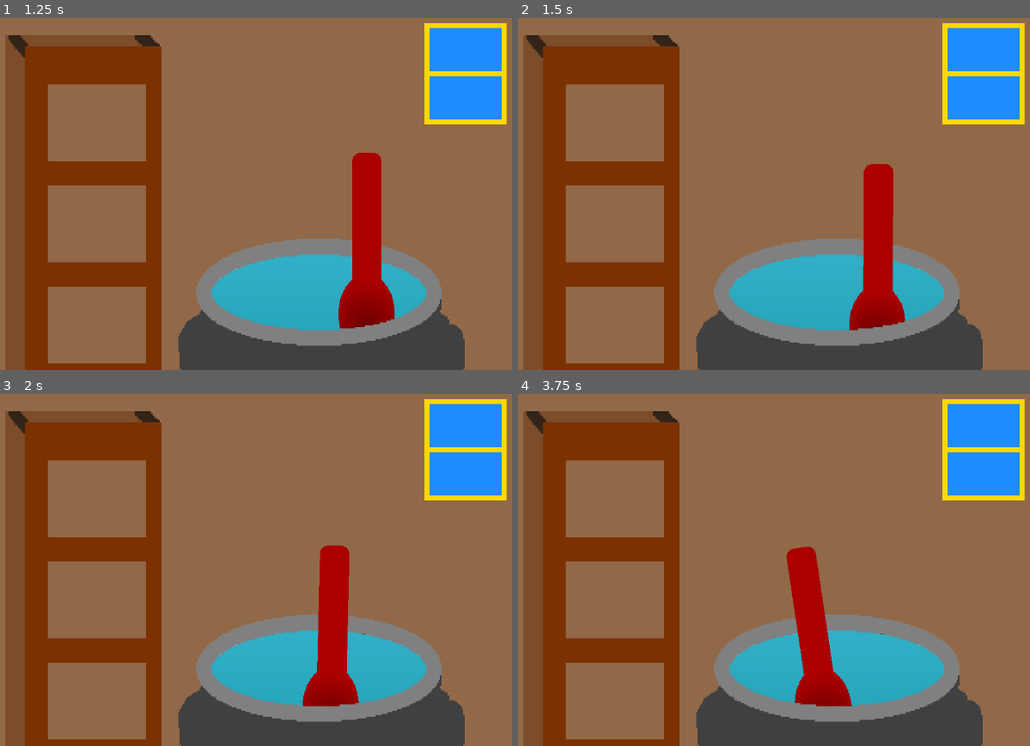
Above: before the commit, frames 1-4 (two rows, left to right).
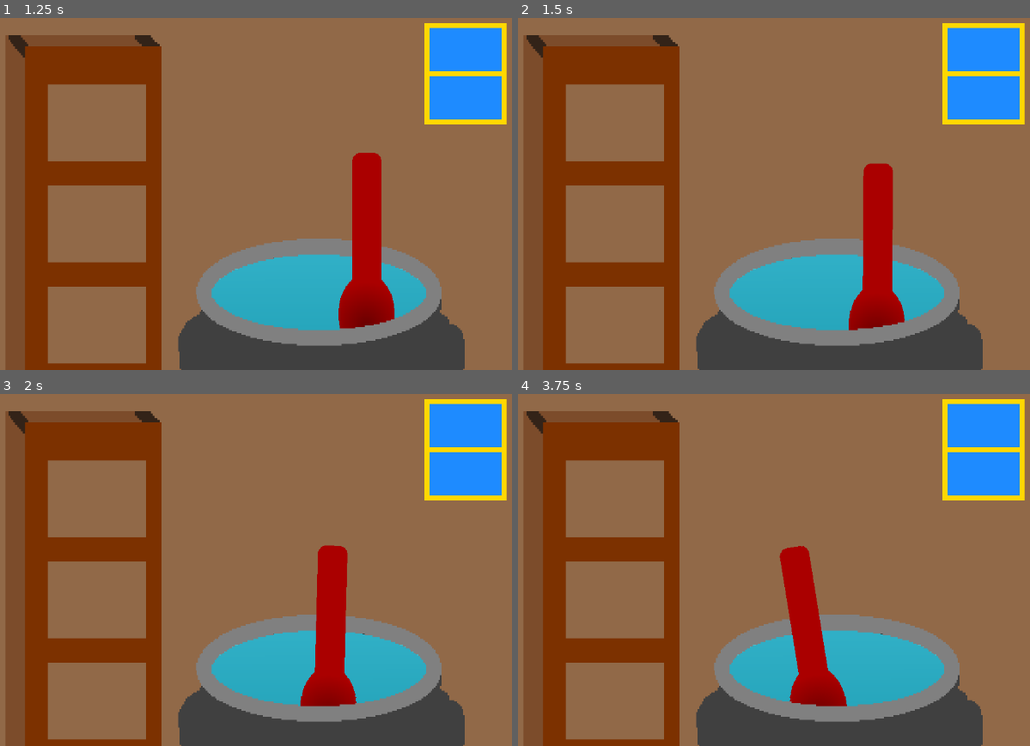
Above: after the commit, the same moments.

Repository: Moon613/Potions-Please
Game: Godot game, scene res://potion_brewing.tscn
Two runs of this game, one before a commit and one after it. Both use one fixed random seed, a clock stepped at 60 frames per second and the inputs below. The project has no main scene, so this scene is started directly.
Inputs (mouse positions are in pixels of both pictures, inside the frame that each line leads up to):
- Up to frame 1 (1.25 s): move the mouse to (368, 137) at 0.52 s; hold Right (ui_right) from 0.53 s (still down); hold Ctrl from 0.53 s (still down); click (368, 137) at 0.67 s
- Up to frame 2 (1.5 s): move the mouse to (697, 197) at 1.27 s; release Right (ui_right) at 1.28 s; release Ctrl at 1.28 s; hold Down (ui_down) from 1.28 s (still down); tap Ctrl at 1.35 s; click (697, 197) at 1.42 s
- Up to frame 3 (2 s): keep holding Down (ui_down)
- Up to frame 4 (3.75 s): move the mouse to (907, 467) at 2.02 s; release Down (ui_down) at 2.03 s; hold Right (ui_right) 2.03-2.78 s; hold Ctrl 2.03-2.78 s; click (907, 467) at 2.17 s; move the mouse to (799, 629) at 2.77 s; hold Up (ui_up) 2.78-3.53 s; tap Ctrl at 2.85 s; click (799, 629) at 2.92 s; move the mouse to (outside the picture) at 3.52 s; hold Left (ui_left) from 3.53 s (still down); hold Ctrl from 3.53 s (still down); click (outside the picture) at 3.67 s

Frame 1 is identical in both runs. In frame 2, 0.2% of the frame differs, in the area x 64-76%, y 41-89%; in frame 3, 0.5%; in frame 4, 1.1%, in the area x 51-66%, y 43-89%.

Commit message:
Dewdrops randomly spawn and get erased

Diff:
--- /dev/null
+++ b/src/Dewdrop Minigame/dewdrop.tscn
@@ -0,0 +1,18 @@
+[gd_scene format=3 uid="uid://cnxcvpb8kmku3"]
+
+[ext_resource type="SpriteFrames" uid="uid://wshwtxsb71q7" path="res://Textures/Dewdrops/DewdropFrames.tres" id="1_tx7ck"]
+
+[sub_resource type="CircleShape2D" id="CircleShape2D_gdft7"]
+radius = 32.0
+
+[node name="Dewdrop" type="RigidBody2D" unique_id=244673847]
+mass = 0.001
+gravity_scale = 0.0
+contact_monitor = true
+
+[node name="CollisionShape2D" type="CollisionShape2D" parent="." unique_id=1043170340]
+shape = SubResource("CircleShape2D_gdft7")
+
+[node name="AnimatedSprite2D" type="AnimatedSprite2D" parent="." unique_id=939696187]
+sprite_frames = ExtResource("1_tx7ck")
+speed_scale = 0.0
--- /dev/null
+++ b/src/Dewdrop Minigame/minigame.gd
@@ -0,0 +1,20 @@
+extends Node2D
+
+@export var dewdrop: PackedScene = preload("res://Dewdrop Minigame/dewdrop.tscn")
+@export var number_of_dewdrops: int
+
+# Called when the node enters the scene tree for the first time.
+func _ready():
+
+	for n:int in abs(number_of_dewdrops):
+		var dewdropInstance = dewdrop.instantiate();
+		dewdropInstance.position = Vector2(randi_range(-900, 900), randi_range(-500, 360));
+		dewdropInstance.name = "Dewdrop" + str(n);
+		dewdropInstance.get_node("AnimatedSprite2D").frame = randi_range(0, 3);
+		add_child(dewdropInstance);
+	pass # Replace with function body.
+
+
+# Called every frame. 'delta' is the elapsed time since the previous frame.
+func _process(delta):
+	pass
--- /dev/null
+++ b/src/Dewdrop Minigame/minigame.tscn
@@ -0,0 +1,32 @@
+[gd_scene format=3 uid="uid://dkp3t1gaoj6to"]
+
+[ext_resource type="Texture2D" uid="uid://qf740q015e4f" path="res://Textures/GrassDewBG.png" id="1_4bqly"]
+[ext_resource type="Script" uid="uid://ba2mlrm70cku2" path="res://Dewdrop Minigame/minigame.gd" id="1_oemwr"]
+[ext_resource type="Script" uid="uid://dspvuxr20661j" path="res://Dewdrop Minigame/rag.gd" id="3_gdft7"]
+[ext_resource type="Texture2D" uid="uid://dvrmlgmc7a6b8" path="res://Textures/RagOpenDry.png" id="4_oemwr"]
+
+[sub_resource type="RectangleShape2D" id="RectangleShape2D_ff77p"]
+size = Vector2(680, 456)
+
+[node name="Minigame" type="Node2D" unique_id=2048969862]
+script = ExtResource("1_oemwr")
+number_of_dewdrops = 30
+
+[node name="Background" type="Sprite2D" parent="." unique_id=1025465349]
+texture = ExtResource("1_4bqly")
+
+[node name="Camera2D" type="Camera2D" parent="." unique_id=775456443]
+zoom = Vector2(0.6, 0.6)
+
+[node name="Rag" type="Area2D" parent="." unique_id=1390846491]
+position = Vector2(544, 688)
+script = ExtResource("3_gdft7")
+
+[node name="Sprite2D" type="Sprite2D" parent="Rag" unique_id=1533846315]
+z_index = 1
+texture = ExtResource("4_oemwr")
+
+[node name="CollisionShape2D" type="CollisionShape2D" parent="Rag" unique_id=15627907]
+z_index = 1
+position = Vector2(-4, -4)
+shape = SubResource("RectangleShape2D_ff77p")
--- /dev/null
+++ b/src/Dewdrop Minigame/rag.gd
@@ -0,0 +1,50 @@
+extends Area2D
+
+var FOLLOW_MOUSE = false;
+var RELATIVE_MOUSE_POSITION = Vector2();
+
+# Called when the node enters the scene tree for the first time.
+func _ready() -> void:
+	pass # Replace with function body.
+
+# Called every frame. 'delta' is the elapsed time since the previous frame.
+func _process(delta: float) -> void:
+	for body in get_overlapping_bodies():
+		if body is RigidBody2D and body.name.contains("Dewdrop"):
+			var collider = body.get_node("CollisionShape2D");
+			if collider.shape is CircleShape2D:
+				# Math... Evil math...
+				var circleCenter: Vector2 = body.position;
+				var radius: int = collider.shape.radius;
+				var ragCenter: Vector2 = self.position;
+				var ragSizeX: int = self.get_node("CollisionShape2D").shape.size.x / 2;
+				var ragSizeY: int = self.get_node("CollisionShape2D").shape.size.y / 2;
+
+				var circleLeft = circleCenter.x - radius;
+				var circleRight = circleCenter.x + radius;
+				var circleTop = circleCenter.y - radius;
+				var circleBottom = circleCenter.y + radius;
+				var ragLeft = ragCenter.x - ragSizeX;
+				var ragRight = ragCenter.x + ragSizeX;
+				var ragTop = ragCenter.y - ragSizeY;
+				var ragBottom = ragCenter.y + ragSizeY;
+				if circleLeft > ragLeft and circleRight < ragRight and circleTop > ragTop and circleBottom < ragBottom:
+					body.queue_free();
+	pass
+
+func _physics_process(delta):
+	if FOLLOW_MOUSE:
+		var goal = get_global_mouse_position() + RELATIVE_MOUSE_POSITION;
+		self.position = goal;
+	pass
+
+func _input_event(viewport, event, shape_idx):
+	if event is InputEventMouseButton:
+		if event.button_index == 1:
+			print("Pressed")
+			print(event.pressed)
+			if event.pressed:
+				FOLLOW_MOUSE = true;
+				RELATIVE_MOUSE_POSITION = self.position - get_global_mouse_position();
+			else:
+				FOLLOW_MOUSE = false;
--- a/src/Spoon.gd
+++ b/src/Spoon.gd
@@ -40,9 +40,16 @@
 				RELATIVE_MOUSE_POSITION = self.position - get_global_mouse_position();
 				self.center_of_mass = RELATIVE_MOUSE_POSITION;
 			else:
-				self.linear_damp = 0;
-				self.gravity_scale = 1;
-				self.constant_torque = 0;
-				FOLLOW_MOUSE = false;
-				self.center_of_mass = Vector2(0,300);
+				Reset();
 	pass
+
+func Reset():
+	self.linear_damp = 0;
+	self.gravity_scale = 1;
+	self.constant_torque = 0;
+	FOLLOW_MOUSE = false;
+	self.center_of_mass = Vector2(0,300);
+
+
+func _on_potion_brewing_click_released():
+	Reset();
--- /dev/null
+++ b/src/Textures/Dewdrops/DewdropFrames.tres
@@ -0,0 +1,26 @@
+[gd_resource type="SpriteFrames" format=3 uid="uid://wshwtxsb71q7"]
+
+[ext_resource type="Texture2D" uid="uid://dodeya7vk1a0m" path="res://Textures/Dewdrops/drop1.png" id="1_g5t0y"]
+[ext_resource type="Texture2D" uid="uid://drhewpnsbwxog" path="res://Textures/Dewdrops/drop2.png" id="2_f8hnd"]
+[ext_resource type="Texture2D" uid="uid://bk1f1ap88cmuh" path="res://Textures/Dewdrops/drop3.png" id="3_yf6na"]
+[ext_resource type="Texture2D" uid="uid://c5rr6eg8cmqbx" path="res://Textures/Dewdrops/drop4.png" id="4_iehog"]
+
+[resource]
+animations = [{
+"frames": [{
+"duration": 1.0,
+"texture": ExtResource("1_g5t0y")
+}, {
+"duration": 1.0,
+"texture": ExtResource("2_f8hnd")
+}, {
+"duration": 1.0,
+"texture": ExtResource("3_yf6na")
+}, {
+"duration": 1.0,
+"texture": ExtResource("4_iehog")
+}],
+"loop": false,
+"name": &"default",
+"speed": 5.0
+}]
--- a/src/minigame.tscn
+++ /dev/null
@@ -1,41 +0,0 @@
-[gd_scene format=3 uid="uid://dkp3t1gaoj6to"]
-
-[ext_resource type="Texture2D" uid="uid://qf740q015e4f" path="res://Textures/GrassDewBG.png" id="1_4bqly"]
-[ext_resource type="Texture2D" uid="uid://dygxb1dd4afrh" path="res://Textures/Morning Dew.png" id="2_k7ghj"]
-[ext_resource type="Script" uid="uid://dspvuxr20661j" path="res://rag.gd" id="3_gdft7"]
-[ext_resource type="Texture2D" uid="uid://dvrmlgmc7a6b8" path="res://Textures/RagOpenDry.png" id="4_oemwr"]
-
-[sub_resource type="CircleShape2D" id="CircleShape2D_gdft7"]
-
-[sub_resource type="RectangleShape2D" id="RectangleShape2D_176e0"]
-size = Vector2(478, 336)
-
-[node name="Minigame" type="Node2D" unique_id=2048969862]
-
-[node name="Background" type="Sprite2D" parent="." unique_id=1025465349]
-texture = ExtResource("1_4bqly")
-
-[node name="Camera2D" type="Camera2D" parent="." unique_id=775456443]
-zoom = Vector2(0.6, 0.6)
-
-[node name="Dewdrop" type="StaticBody2D" parent="." unique_id=809482656]
-
-[node name="CollisionShape2D" type="CollisionShape2D" parent="Dewdrop" unique_id=45594941]
-shape = SubResource("CircleShape2D_gdft7")
-
-[node name="Sprite2D" type="Sprite2D" parent="Dewdrop" unique_id=1277447508]
-texture = ExtResource("2_k7ghj")
-
-[node name="Rag" type="StaticBody2D" parent="." unique_id=1345902220]
-position = Vector2(720, 712)
-input_pickable = true
-script = ExtResource("3_gdft7")
-
-[node name="Sprite2D" type="Sprite2D" parent="Rag" unique_id=208367747]
-position = Vector2(-129.9035, -92.5)
-scale = Vector2(0.68959737, 0.6895973)
-texture = ExtResource("4_oemwr")
-
-[node name="CollisionShape2D" type="CollisionShape2D" parent="Rag" unique_id=956051181]
-position = Vector2(-131, -94)
-shape = SubResource("RectangleShape2D_176e0")
--- /dev/null
+++ b/src/potion_brewing.gd
@@ -0,0 +1,19 @@
+extends Node2D
+
+signal clickReleased;
+
+# Called when the node enters the scene tree for the first time.
+func _ready():
+	pass # Replace with function body.
+
+
+# Called every frame. 'delta' is the elapsed time since the previous frame.
+func _process(delta):
+	pass
+
+
+func _input(event):
+	if event is InputEventMouseButton:
+		if event.button_index == 1:
+			if !event.pressed:
+				clickReleased.emit();
--- a/src/potion_brewing.tscn
+++ b/src/potion_brewing.tscn
@@ -1,5 +1,6 @@
 [gd_scene format=3 uid="uid://cbbeilop6nngp"]
 
+[ext_resource type="Script" uid="uid://ccaqqx0te1oji" path="res://potion_brewing.gd" id="1_g2f47"]
 [ext_resource type="Texture2D" uid="uid://dp6bq2e7goybu" path="res://Textures/Background - Interior.png" id="1_hlnv1"]
 [ext_resource type="Texture2D" uid="uid://bplna885h5d5y" path="res://Textures/Cauldron.png" id="2_sgo1m"]
 [ext_resource type="Texture2D" uid="uid://bxjs7vx1m3soe" path="res://Textures/Shelf.png" id="3_b05j4"]
@@ -29,7 +30,12 @@
 
 [sub_resource type="WorldBoundaryShape2D" id="WorldBoundaryShape2D_3ii5e"]
 
+[sub_resource type="WorldBoundaryShape2D" id="WorldBoundaryShape2D_g2f47"]
+
+[sub_resource type="WorldBoundaryShape2D" id="WorldBoundaryShape2D_7n1qr"]
+
 [node name="Potion Brewing" type="Node2D" unique_id=965922724]
+script = ExtResource("1_g2f47")
 
 [node name="Background" type="Sprite2D" parent="." unique_id=1804067386]
 texture_filter = 1
@@ -91,21 +97,37 @@
 position = Vector2(0, 281)
 shape = SubResource("CapsuleShape2D_3ii5e")
 
-[node name="Cauldron" type="Sprite2D" parent="." unique_id=1335512008]
+[node name="Cauldron Hitbox" type="StaticBody2D" parent="." unique_id=1769598805]
+physics_material_override = SubResource("PhysicsMaterial_g2f47")
+
+[node name="Cauldron" type="Sprite2D" parent="Cauldron Hitbox" unique_id=1335512008]
 texture_filter = 1
 position = Vector2(0, 219)
 scale = Vector2(4.312081, 4.3120804)
 texture = ExtResource("2_sgo1m")
 
-[node name="Cauldron Hitbox" type="StaticBody2D" parent="." unique_id=1769598805]
-physics_material_override = SubResource("PhysicsMaterial_g2f47")
-
 [node name="CollisionPolygon2D" type="CollisionPolygon2D" parent="Cauldron Hitbox" unique_id=828861719]
 position = Vector2(-317, 320)
-polygon = PackedVector2Array(32, 39, 32, 171, 317, 229, 593, 177, 593, 49, 622, 13, 660, 15, 657, 63, 723, 129, 726, 219, 317, 254, -16, 224, -63, 222, -72, 136, -6, 53, -24, -1, 12, -1)
+polygon = PackedVector2Array(32, 39, 45, 176, 317, 229, 581, 176, 593, 49, 617, 6, 667, 6, 661, 51, 649, 63, 723, 129, 726, 219, 317, 254, -16, 224, -63, 222, -72, 136, -10, 53, -22, 26, -25, -1, 12, -1)
 
 [node name="Floor" type="StaticBody2D" parent="." unique_id=41236175]
 position = Vector2(0, 544)
 
 [node name="CollisionShape2D" type="CollisionShape2D" parent="Floor" unique_id=803338476]
 shape = SubResource("WorldBoundaryShape2D_3ii5e")
+
+[node name="Right Wall" type="StaticBody2D" parent="." unique_id=377390823]
+position = Vector2(960, 0)
+
+[node name="CollisionShape2D" type="CollisionShape2D" parent="Right Wall" unique_id=1628582213]
+rotation = -1.5707964
+shape = SubResource("WorldBoundaryShape2D_g2f47")
+
+[node name="Left Wall" type="StaticBody2D" parent="." unique_id=1331714611]
+position = Vector2(-960, 0)
+
+[node name="CollisionShape2D" type="CollisionShape2D" parent="Left Wall" unique_id=804179925]
+rotation = 1.5707964
+shape = SubResource("WorldBoundaryShape2D_7n1qr")
+
+[connection signal="clickReleased" from="." to="Spoon" method="_on_potion_brewing_click_released"]
--- a/src/rag.gd
+++ /dev/null
@@ -1,25 +0,0 @@
-extends StaticBody2D
-
-var FOLLOW_MOUSE = false;
-var RELATIVE_MOUSE_POSITION = Vector2();
-
-# Called when the node enters the scene tree for the first time.
-func _ready() -> void:
-	pass # Replace with function body.
-
-
-# Called every frame. 'delta' is the elapsed time since the previous frame.
-func _process(delta: float) -> void:
-	if FOLLOW_MOUSE:
-		var goal = get_global_mouse_position() + RELATIVE_MOUSE_POSITION;
-		self.position = goal;
-	pass
-
-func _input_event(viewport: Viewport, event: InputEvent, shape_idx: int) -> void:
-	if event is InputEventMouseButton:
-		if event.button_index == 1:
-			if event.pressed:
-				FOLLOW_MOUSE = true;
-				RELATIVE_MOUSE_POSITION = self.position - get_global_mouse_position();
-			else:
-				FOLLOW_MOUSE = false;
Not shown, added: src/Dewdrop Minigame/minigame.gd.uid
Renamed: src/rag.gd.uid -> src/Dewdrop Minigame/rag.gd.uid
Binary file added: src/Textures/Dewdrops/drop1.png
Not shown, added: src/Textures/Dewdrops/drop1.png.import
Binary file added: src/Textures/Dewdrops/drop2.png
Not shown, added: src/Textures/Dewdrops/drop2.png.import
Binary file added: src/Textures/Dewdrops/drop3.png
Not shown, added: src/Textures/Dewdrops/drop3.png.import
Binary file added: src/Textures/Dewdrops/drop4.png
Not shown, added: src/Textures/Dewdrops/drop4.png.import
Not shown, added: src/potion_brewing.gd.uid
